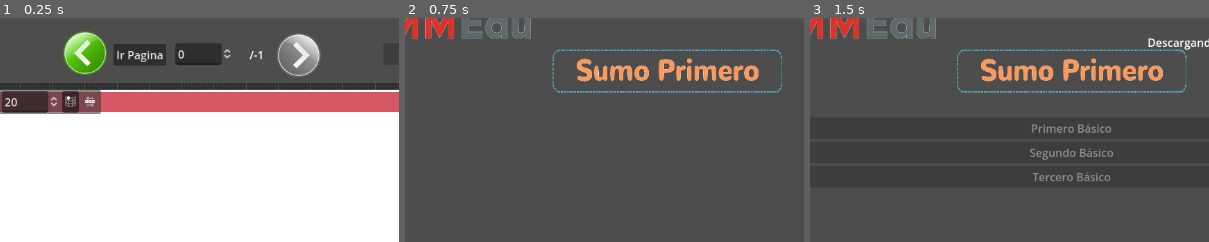
Above: before the commit, frames 1-3 (left to right).
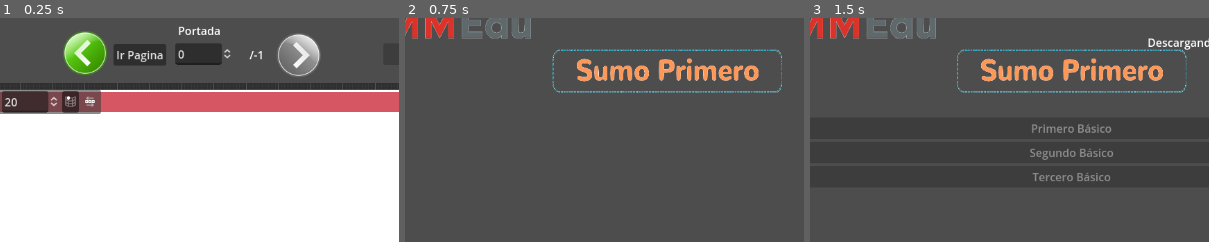
Above: after the commit, the same moments.

Repository: dhigueraf/Reader
Game: Godot game, scene res://Escenas/Visualizador.tscn
Two runs of this game, one before a commit and one after it. Both use one fixed random seed, a clock stepped at 60 frames per second and the inputs below. This scene is started directly instead of the project's main scene.
Inputs:
- Up to frame 1 (0.25 s): no input
- Up to frame 2 (0.75 s): click "Volver" at 0.5 s
- Up to frame 3 (1.5 s): click "Home" at 1.25 s
The pictures show only the part of the screen within x 18-68%, y 10-60%; the shares and areas given below are measured in that part.

The runs differ from the first frame. In frame 1, 0.2% of the frame differs, in the area x 44-56%, y 3-8%; in frame 2, nothing differs; in frame 3, nothing differs.
Error in both runs: Invalid access to property or key 'capitulos' on a base object of type 'Dictionary'. (res://Scripts/ModalImpresion.gd:15)

Commit message:
ADD more inputs

Diff:
--- a/Escenas/Visualizador.tscn
+++ b/Escenas/Visualizador.tscn
@@ -149,17 +149,14 @@
 text = "Volver"
 
 [node name="LabelPortada" type="Label" parent="CanvasLayer/Control"]
-visible = false
-layout_mode = 1
-anchors_preset = -1
-anchor_left = 0.868
-anchor_top = 0.633
-anchor_right = 0.922
-anchor_bottom = 0.673
-offset_left = 0.0639648
-offset_top = -0.184021
-offset_right = -0.144043
-offset_bottom = -0.103973
+layout_mode = 1
+anchors_preset = -1
+anchor_left = 0.5
+anchor_right = 0.5
+offset_left = -116.0
+offset_top = 72.0
+offset_right = -53.9999
+offset_bottom = 98.0
 text = "Portada"
 horizontal_alignment = 1
 vertical_alignment = 1
--- a/Objetos/ModalImpresion.tscn
+++ b/Objetos/ModalImpresion.tscn
@@ -62,27 +62,144 @@
 popup/item_0/id = 0
 popup/item_1/text = "Rango de paginas"
 popup/item_1/id = 1
-popup/item_2/text = "Completod"
+popup/item_2/text = "Completo"
 popup/item_2/id = 2
 
 [node name="CasoCaptiulo" type="Control" parent="Control/ColorRect"]
-layout_mode = 1
-anchors_preset = 0
+visible = false
+layout_mode = 1
+anchors_preset = 5
+anchor_left = 0.5
+anchor_right = 0.5
+grow_horizontal = 2
 
 [node name="txt_capitulo" type="Label" parent="Control/ColorRect/CasoCaptiulo"]
-layout_mode = 0
-offset_left = 84.0
-offset_top = 175.0
-offset_right = 153.0
-offset_bottom = 201.0
+layout_mode = 1
+offset_left = -220.0
+offset_top = 178.0
+offset_right = -151.0
+offset_bottom = 204.0
 text = "Capitulo:"
 
 [node name="CapOptions" type="OptionButton" parent="Control/ColorRect/CasoCaptiulo"]
-layout_mode = 0
-offset_left = 176.0
-offset_top = 177.0
-offset_right = 472.0
-offset_bottom = 197.0
+layout_mode = 1
+offset_left = -143.0
+offset_top = 180.0
+offset_right = 229.0
+offset_bottom = 200.0
+
+[node name="CasoRango" type="Control" parent="Control/ColorRect"]
+visible = false
+layout_mode = 1
+anchors_preset = 5
+anchor_left = 0.5
+anchor_right = 0.5
+grow_horizontal = 2
+
+[node name="txt_desde" type="Label" parent="Control/ColorRect/CasoRango"]
+layout_mode = 1
+anchors_preset = 5
+anchor_left = 0.5
+anchor_right = 0.5
+offset_left = -219.0
+offset_top = 178.0
+offset_right = -92.0
+offset_bottom = 204.0
+grow_horizontal = 2
+text = "Desde la página:"
+
+[node name="inputDesde" type="SpinBox" parent="Control/ColorRect/CasoRango"]
+layout_mode = 0
+offset_left = -82.0
+offset_top = 176.0
+offset_right = 1.06253
+offset_bottom = 207.0
+
+[node name="txt_hasta" type="Label" parent="Control/ColorRect/CasoRango"]
+layout_mode = 1
+anchors_preset = 5
+anchor_left = 0.5
+anchor_right = 0.5
+offset_left = 10.0
+offset_top = 179.0
+offset_right = 132.0
+offset_bottom = 205.0
+grow_horizontal = 2
+text = "hasta la página:"
+
+[node name="inputHasta" type="SpinBox" parent="Control/ColorRect/CasoRango"]
+layout_mode = 0
+offset_left = 137.0
+offset_top = 176.0
+offset_right = 220.063
+offset_bottom = 207.0
+
+[node name="txt_cuadriculadas" type="Label" parent="Control/ColorRect"]
+layout_mode = 0
+offset_left = 48.0
+offset_top = 240.0
+offset_right = 224.0
+offset_bottom = 266.0
+text = "Cantidad de hojas cuadriculadas a 7 [milimetros]"
+
+[node name="txt_cuadriculadas2" type="Label" parent="Control/ColorRect"]
+layout_mode = 0
+offset_left = 48.0
+offset_top = 283.0
+offset_right = 424.0
+offset_bottom = 309.0
+text = "Cantidad de hojas cuadriculadas a 5 [milimetros]"
+
+[node name="txt_lineas" type="Label" parent="Control/ColorRect"]
+layout_mode = 0
+offset_left = 47.0
+offset_top = 327.0
+offset_right = 423.0
+offset_bottom = 353.0
+text = "Cantidad de hojas con linea simple"
+
+[node name="InputCuadriculada7" type="SpinBox" parent="Control/ColorRect"]
+layout_mode = 1
+anchors_preset = 1
+anchor_left = 1.0
+anchor_right = 1.0
+offset_left = -124.0
+offset_top = 239.0
+offset_right = -40.9375
+offset_bottom = 270.0
+grow_horizontal = 0
+
+[node name="InputCuadriculada5" type="SpinBox" parent="Control/ColorRect"]
+layout_mode = 1
+anchors_preset = 1
+anchor_left = 1.0
+anchor_right = 1.0
+offset_left = -124.0
+offset_top = 281.0
+offset_right = -40.9375
+offset_bottom = 312.0
+
+[node name="InputLineas" type="SpinBox" parent="Control/ColorRect"]
+layout_mode = 1
+anchors_preset = 1
+anchor_left = 1.0
+anchor_right = 1.0
+offset_left = -124.0
+offset_top = 326.0
+offset_right = -40.9375
+offset_bottom = 357.0
+grow_horizontal = 0
+
+[node name="Button" type="Button" parent="Control/ColorRect"]
+layout_mode = 1
+anchors_preset = -1
+anchor_left = 0.5
+anchor_right = 0.5
+offset_left = -76.0
+offset_top = 409.0
+offset_right = 98.0
+offset_bottom = 449.0
+text = "Generar Documento"
 
 [node name="CrossButton" type="TextureButton" parent="Control"]
 layout_mode = 1
--- a/Scripts/Manager.gd
+++ b/Scripts/Manager.gd
@@ -107,13 +107,15 @@
 	$ProcessLabel.text = "Verificar conversores"
 	await checkDonwnloadConverter()
 	#await generateButtons()
-	print("Hacer las descargas")
-	await doDownload(downloadindex)
-	$ProcessLabel.text = "Activar botones"
+	#print("Hacer las descargas")
+	#print( downloads.size() )
+	if downloads.size() > 0:
+		doDownload(downloadindex)
+	else:
+		$ProcessLabel.text = "Activar botones"
+		await activatebuttons()
 	print("pantalla lista")
 	$ProcessLabel.text = "Listo"
-
-
 
 
 func checkfilesystem():
@@ -245,6 +247,7 @@
 		await $Downloader.request(download.url)
 		print("se ha descargado descargado " + download.name)
 	else:
+		print("Ya no hay mas descargas")
 		await activatebuttons()
 
 func checkDonwnloadConverter():
--- a/Scripts/ModalImpresion.gd
+++ b/Scripts/ModalImpresion.gd
@@ -32,6 +32,7 @@
 	visible = true
 	$ColorRect/CasoCaptiulo/CapOptions.select(Global.captituloactual.numero)
 	$ColorRect/PrintOptions.select(0)
+	slectprintoptions(0)
 
 func deactivate():
 	visible = false
@@ -42,13 +43,19 @@
 
 func _on_print_options_item_selected(index):
 	print("Seleccionado Index " + str(index))
+	slectprintoptions(index)
 
-	match index:
+func slectprintoptions(numero):
+	match numero:
 		0:
 			$ColorRect/CasoCaptiulo.visible = true
 			$ColorRect/CasoCaptiulo/CapOptions.select(Global.captituloactual.numero)
 
+			$ColorRect/CasoRango.visible = false
+
 		1:
 			$ColorRect/CasoCaptiulo.visible = false
+			$ColorRect/CasoRango.visible = true
 		2:
 			$ColorRect/CasoCaptiulo.visible = false
+			$ColorRect/CasoRango.visible = false
